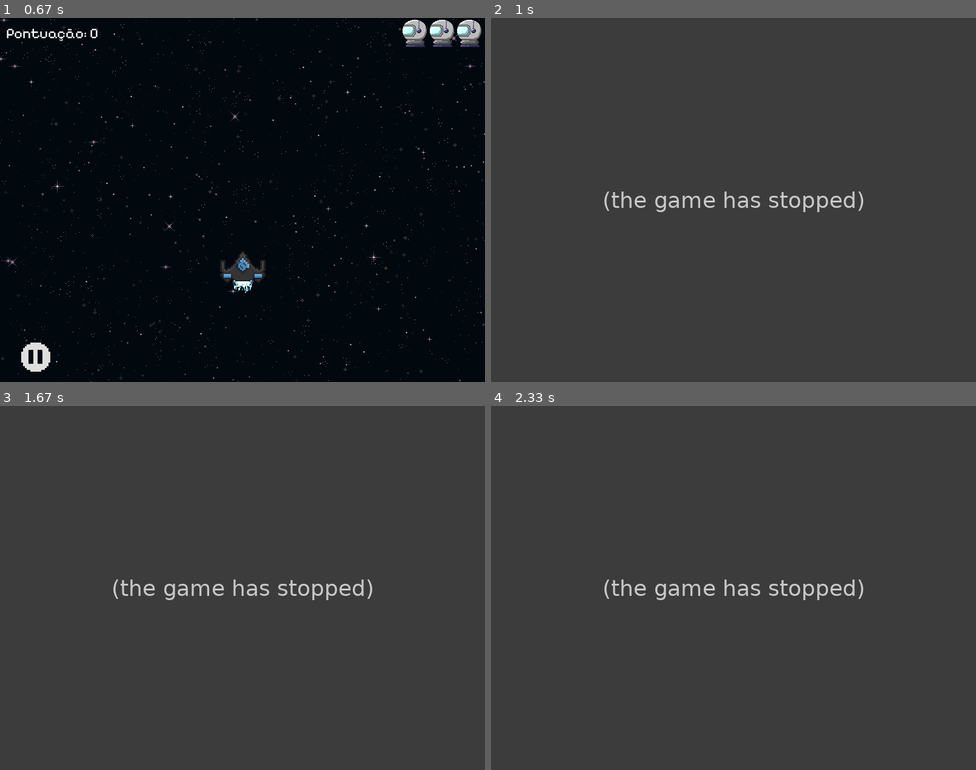
Above: before the commit, frames 1-4 (two rows, left to right).
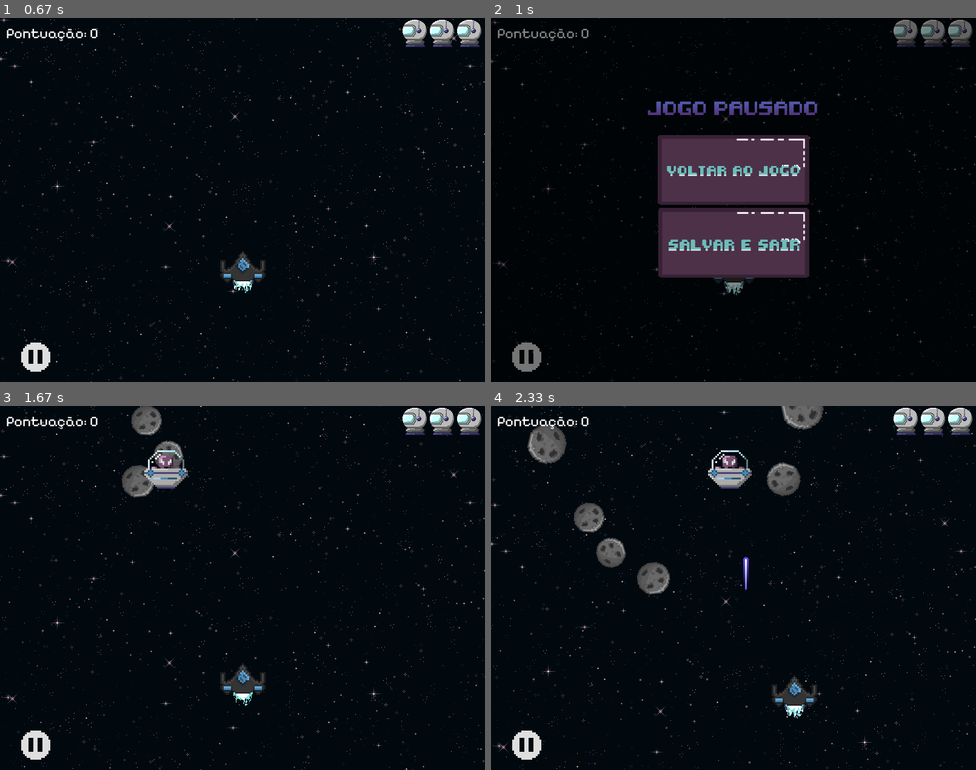
Above: after the commit, the same moments.

Repository: RafaelCarneiro16/MeteorRushPygame
Game: pygame game, started from codigo/main.py
Two runs of this game, one before a commit and one after it. Both use one fixed random seed, a clock stepped at 60 frames per second and the inputs below.
Inputs (mouse positions are in pixels of both pictures, inside the frame that each line leads up to):
- Up to frame 1 (0.67 s): press the mouse at (242, 196) at 0.37 s; move the mouse to (261, 156) at 0.47 s; release the mouse at (286, 112) at 0.6 s
- Up to frame 2 (1 s): press the mouse at (529, 356) at 0.7 s; move the mouse to (714, 301) at 0.8 s; release the mouse at (903, 243) at 0.93 s
- Up to frame 3 (1.67 s): press the mouse at (242, 558) at 1.03 s; move the mouse to (291, 547) at 1.13 s; release the mouse at (344, 540) at 1.27 s; tap Enter at 1.33 s
- Up to frame 4 (2.33 s): tap Space at 1.67, 2.07 s; hold Right from 2 s (still down); hold D from 2 s (still down)

Frame 1 is identical in both runs. In frame 2, 90% of the frame differs, in the area x 0-100%, y 0-100%; in frame 3, 99%; in frame 4, 98%.
Before the commit the program exited at 0.83 s; later frames show no game.

Commit message:
Salvar Progresso

Diff:
--- a/codigo/explosao.py
+++ b/codigo/explosao.py
@@ -23,11 +23,11 @@
 
             self.__indice = 0
             if self.__frames:
-                self.image = self.__frames[self.__indice]
-                self.rect = self.image.get_rect(center=posicao)
+                self.__image = self.frames[self.indice]
+                self.__rect = self.image.get_rect(center=posicao)
             else:
-                self.image = None
-                self.rect = pygame.Rect(posicao[0], posicao[1], 60, 60)
+                self.__image = None
+                self.__rect = pygame.Rect(posicao[0], posicao[1], 60, 60)
 
             self.__tempo_animacao = 3
             self.__contador = 0
@@ -35,6 +35,22 @@
             print(f"⚠️ [EXPLOSAO] Erro no construtor: {erro}")
 
     # region Getters e Setters
+    @property
+    def rect(self):
+        return self.__rect
+
+    @rect.setter
+    def rect(self, valor):
+        self.__rect = valor
+
+    @property
+    def image(self):
+        return self.__image
+
+    @image.setter
+    def image(self, valor):
+        self.__image = valor
+
     @property
     def tela(self):
         return self.__tela
--- /dev/null
+++ b/codigo/gerenciador_progresso.py
@@ -0,0 +1,97 @@
+import json
+import os
+from vidas import Vidas
+
+class GerenciadorProgresso:
+    def __init__(self):
+        self.__pontuacao = 0
+        self.__vidas = 0
+        self.__caminho_arquivo = os.path.join(os.path.dirname(__file__), "progresso.json")
+        self.__dados = None
+
+    #region Setters e Getters
+    @property
+    def pontuacao(self):
+        return self.__pontuacao
+
+    @pontuacao.setter
+    def pontuacao(self, valor):
+        self.__pontuacao = valor
+
+    @property
+    def vidas(self):
+        return self.__vidas
+
+    @vidas.setter
+    def vidas(self, valor):
+        self.__vidas = valor
+
+    @property
+    def caminho_arquivo(self):
+        return self.__caminho_arquivo
+
+    @caminho_arquivo.setter
+    def caminho_arquivo(self, valor):
+        self.__caminho_arquivo = valor
+
+    #endregion
+
+    def salvar_progresso(self, pontuacao, vidas):
+        try:
+            dados = {
+                "pontuacao": pontuacao,
+                "vidas": vidas
+            }
+            with open(self.caminho_arquivo, "w") as f:
+                json.dump(dados, f, indent=4)
+            print("💾 Progresso salvo com sucesso.")
+        except Exception as erro:
+            print(f"⚠️ [PROGRESSO] Erro ao salvar progresso: {erro}")
+
+    def carregar_progresso(self):
+        try:
+            if not os.path.exists(self.caminho_arquivo):
+                print("⚠️ [PROGRESSO] Nenhum arquivo de progresso encontrado.")
+                self.dados = None
+                return None
+
+            with open(self.caminho_arquivo, "r") as f:
+                dados = json.load(f)
+                self.pontuacao = dados.get("pontuacao", 0)
+                self.vidas = dados.get("vidas", 3)
+                self.__dados = dados
+                print("📂 Progresso carregado com sucesso.")
+                return dados
+
+        except Exception as erro:
+            print(f"⚠️ [PROGRESSO] Erro ao carregar progresso: {erro}")
+            self.__dados = None
+            return None
+
+    def deletar_progresso(self):
+        try:
+            if os.path.exists(self.caminho_arquivo):
+                os.remove(self.caminho_arquivo)
+                self.dados = None
+                print("🗑️ Progresso deletado.")
+        except Exception as erro:
+            print(f"⚠️ [PROGRESSO] Erro ao deletar progresso: {erro}")
+
+    def aplicar_progresso(self, jogo):
+        if not self.dados:
+            print("⚠️ [PROGRESSO] Nenhum dado carregado para aplicar.")
+            return False
+
+        jogo.pontuacao = self.dados.get('pontuacao', 0)
+        vidas_salvas = self.dados.get('vidas', 3)
+
+        jogo.lista_vidas.clear()
+        jogo.grupo_vidas.empty()
+
+        for i in range(vidas_salvas):
+            x = jogo.tela.largura - (i * (40 + 5))
+            vida = Vidas(jogo.grupo_vidas, x)
+            jogo.lista_vidas.append(vida)
+
+        print("✅ Progresso aplicado ao jogo.")
+        return True
--- a/codigo/jogador.py
+++ b/codigo/jogador.py
@@ -20,8 +20,8 @@
 
         self.__indice = 0
         if self.__frames:
-            self.__image = self.__frames[self.__indice]
-            self.__rect = self.__image.get_rect(center=(400, 400))
+            self.__image = self.frames[self.indice]
+            self.__rect = self.image.get_rect(center=(400, 400))
         else:
             self.__image = None
             self.__rect = pygame.Rect(400, 400, 50, 50)  # fallback retângulo
@@ -31,7 +31,7 @@
 
         try:
             self.__vento = pygame.image.load(rf'C:\GitHub\Jogo\imagens\vento.png').convert_alpha()
-            self.__vento_rect = self.__vento.get_rect(center=self.__rect.center)
+            self.__vento_rect = self.vento.get_rect(center=self.rect.center)
         except pygame.error as erro:
             print(f"⚠️ [JOGADOR] Falha ao carregar imagem do vento: {erro}")
             self.__vento = None
@@ -39,7 +39,6 @@
 
         self.__subindo = False
         self.__tiro_triplo = False
-
 
     # region Getters e Setters
     @property
--- a/codigo/jogo.py
+++ b/codigo/jogo.py
@@ -14,6 +14,7 @@
 from explosao import Explosao
 from powerups import PowerUp
 from ovni import Ovni
+from gerenciador_progresso import GerenciadorProgresso
 
 class Jogo():
     def __init__(self):
@@ -28,7 +29,9 @@
         self.__grupo_meteoros_dourados = pygame.sprite.Group()
         self.__ranking = GerenciadorRanking()
         self.__ranking.carregar_de_arquivo("ranking.json")
+        self.__gerenciador_progresso = GerenciadorProgresso()
         self.__cenario = Cenario(self.__tela)
+        self.__tempo_decorrido = 0
         self.__grupo_explosoes = pygame.sprite.Group()
         self.__grupo_powerup = pygame.sprite.Group()
         self.__grupo_pause = pygame.sprite.GroupSingle()
@@ -42,6 +45,14 @@
 
     #region Setters e Getters
     @property
+    def tempo_decorrido(self):
+        return self.__tempo_decorrido
+
+    @tempo_decorrido.setter
+    def tempo_decorrido(self, valor):
+        self.__tempo_decorrido = valor
+
+    @property
     def cenario(self):
         return self.__cenario
 
@@ -192,23 +203,33 @@
     def grupo_tiros_inimigos(self, value):
         self.__grupo_tiros_inimigos = value
 
+    @property
+    def gerenciador_progresso(self):
+        return self.__gerenciador_progresso
+
+    @gerenciador_progresso.setter
+    def gerencaidor_progresso(self, valor):
+        self.__gerenciador_progresso = valor
 
     #endregion
 
-    def novo_jogo(self):
+    def novo_jogo(self, pontuacao=0, vidas=3):
+        # Apaga o progresso salvo para começar do zero
+        self.gerenciador_progresso.deletar_progresso()
+
         self.grupo_meteoros.empty()
         self.grupo_meteoros_dourados.empty()
         self.grupo_powerup.empty()
         self.grupo_tiros.empty()
         self.jogador.rect.center = (400,400)
         self.lista_vidas = []
-        self.pontuacao = 0
+        self.pontuacao = pontuacao
         self.jogador.tiro_triplo = False
         self.grupo_meteoros_dourados.empty()
         self.grupo_ovnis.empty()
         self.grupo_tiros_inimigos.empty()
 
-        for i in range(3):
+        for i in range(vidas):
             x = self.tela.largura - (i * (40+5))
             vida = Vidas(self.grupo_vidas, x)
             self.lista_vidas.append(vida)
@@ -274,10 +295,9 @@
 
         grupo_botoes = pygame.sprite.Group()
         pausado = True
-        titulo = Botao(grupo_botoes, rf'C:\GitHub\Jogo\imagens\titulo_jogo_pausado.png', (400, 100))
-        botao_voltar = Botao(grupo_botoes, rf'C:\GitHub\Jogo\imagens\bt_voltar_ao_jogo.png', (400, 200))
-        botao_menu = Botao(grupo_botoes, rf'C:\GitHub\Jogo\imagens\bt_menu_principal.png', (400, 320))
-        botao_sair = Botao(grupo_botoes, rf'C:\GitHub\Jogo\imagens\bt_salvar_sair.png', (400, 440))
+        titulo = Botao(grupo_botoes, rf'C:\GitHub\Jogo\imagens\titulo_jogo_pausado.png', (400, 150))
+        botao_voltar = Botao(grupo_botoes, rf'C:\GitHub\Jogo\imagens\bt_voltar_ao_jogo.png', (400, 250))
+        botao_sair = Botao(grupo_botoes, rf'C:\GitHub\Jogo\imagens\bt_salvar_sair.png', (400, 370))
 
         fundo_transparente = pygame.Surface((800,600))
         fundo_transparente.set_alpha(120)
@@ -294,14 +314,15 @@
                     exit()
 
             if mouse_botao[0]:
-                if botao_menu.rect.collidepoint(mouse_pos):
-                    self.som.tocar_efeitos(r"C:\GitHub\Jogo\sons\clique.mp3")
-                    return False
-                elif botao_voltar.rect.collidepoint(mouse_pos):
+                if botao_voltar.rect.collidepoint(mouse_pos):
                     self.som.tocar_efeitos(r"C:\GitHub\Jogo\sons\clique.mp3")
                     return True
                 elif botao_sair.rect.collidepoint(mouse_pos):
                     self.som.tocar_efeitos(r"C:\GitHub\Jogo\sons\clique.mp3")
+                    self.gerenciador_progresso.salvar_progresso(
+                    pontuacao=self.pontuacao,
+                    vidas=len(self.lista_vidas)
+                    )
                     pygame.quit()
                     exit()
 
@@ -311,7 +332,7 @@
             grupo_botoes.draw(self.tela.display)
 
             pygame.display.update()
-            self.clock.tick(15)
+            self.clock.tick(60)
 
     def game_over(self, pontuacao):
         grupo_botoes = pygame.sprite.Group()
@@ -324,6 +345,9 @@
         nome = self.ranking.solicitar_nome(self.__tela, self.__clock, botao_game_over)
         self.ranking.adicionar_jogador(JogadorRanking(nome, pontuacao))
         self.ranking.salvar_em_arquivo("ranking.json")
+
+        # Apaga o progresso ao perder todas as vidas
+        self.gerenciador_progresso.deletar_progresso()
 
         while pausado:
             mouse_pos = pygame.mouse.get_pos()
@@ -409,6 +433,7 @@
                     self.som.tocar_efeitos(r"C:\GitHub\Jogo\sons\explosion.wav")
                     Explosao(self.grupo_explosoes, self.tela, ovni.rect.center)
                     ovni.kill()
+                    self.pontuacao += 1000
                     self.ovni_ativo = False
                     pygame.time.set_timer(self.evento_ovni, 8000, loops=1)
 
--- a/codigo/menu.py
+++ b/codigo/menu.py
@@ -7,6 +7,8 @@
 from texto import Texto
 from jogador_ranking import JogadorRanking
 from gerenciador_raking import GerenciadorRanking
+from gerenciador_progresso import GerenciadorProgresso
+from vidas import Vidas
 
 class Menu():
     def __init__(self, jogo: Jogo):
@@ -14,12 +16,13 @@
         self.__tela = Tela(800, 600, 'C:/GitHub/Jogo/imagens/fundo2.png')
         self.__jogo = jogo
         self.__grupo_botoes = pygame.sprite.Group()
+        self.__gerenciador_progresso = GerenciadorProgresso()
         try:
             self.__logo_jogo = pygame.image.load('C:/GitHub/Jogo/imagens/icone_nome_jogo.png').convert_alpha()
         except pygame.error as erro:
             print(f"⚠️ [MENU] Falha ao carregar a imagem do logo: {erro}")
             self.__logo_jogo = pygame.Surface((200, 100), pygame.SRCALPHA)
-        self.__logo_rect = self.__logo_jogo.get_rect(center = (400, 125))
+        self.__logo_rect = self.logo_jogo.get_rect(center = (400, 125))
         self.__som = Som()
         self.__ranking = GerenciadorRanking()
         self.__ranking.carregar_de_arquivo("ranking.json")
@@ -30,8 +33,8 @@
             print(f"⚠️ [MENU] Falha ao carregar fonte: {erro}")
             self.__fonte = pygame.font.SysFont(None, 24)
 
-        self.__texto_titulo = Texto(48, "Gerenciador de Som", (255,255,255), (self.__tela.largura // 2, 50), self.__tela)
-        self.__texto_instrucao = Texto(24, "Pressione ESC para voltar ao menu principal", (255,255,255), (self.__tela.largura // 2, self.__tela.altura - 30), self.__tela)
+        self.__texto_titulo = Texto(48, "Gerenciador de Som", (255,255,255), (self.tela.largura // 2, 50), self.tela)
+        self.__texto_instrucao = Texto(24, "Pressione ESC para voltar ao menu principal", (255,255,255), (self.tela.largura // 2, self.tela.altura - 30), self.tela)
 
     # region Getters e Setters
     @property
@@ -121,6 +124,15 @@
     @texto_instrucao.setter
     def texto_instrucao(self, value):
         self.__texto_instrucao = value
+
+    @property
+    def gerenciador_progresso(self):
+        return self.__gerenciador_progresso
+
+    @gerenciador_progresso.setter
+    def gerenciador_progresso(self, valor):
+        self.__gerenciador_progresso = valor
+
     # endregion
 
     def desenha_menu(self):
@@ -172,5 +184,19 @@
                     self.som.tocar_efeitos(r"C:\GitHub\Jogo\sons\clique.mp3")
                     self.exibir_ranking()
 
+                if botao_continuar.rect.collidepoint(mouse_pos):
+                    self.som.tocar_efeitos(r"C:\GitHub\Jogo\sons\clique_inicio.wav")
+                    progresso = self.gerenciador_progresso.carregar_progresso()
+
+                    if progresso:
+                        self.som.parar_musica()
+                        self.jogo.novo_jogo(
+                            pontuacao=progresso.get("pontuacao", 0),
+                            vidas=progresso.get("vidas", 3)
+                        )
+                        rodando_menu = False
+                    else:
+                        print("⚠️ Nenhum progresso para continuar.")
+
             pygame.display.update()
             self.clock.tick(60)
--- a/codigo/meteorodourado.py
+++ b/codigo/meteorodourado.py
@@ -14,7 +14,7 @@
             self.__image = pygame.Surface((40, 40), pygame.SRCALPHA)
         self.__rect = self.__image.get_rect()
         self.__rect.center = (random.randint(0, tela.largura), -50)
-        self.__pos = pygame.Vector2(self.__rect.center)
+        self.__pos = pygame.Vector2(self.rect.center)
         self.__pontos = 500
         self.__seguindo = True
 
--- a/codigo/ovni.py
+++ b/codigo/ovni.py
@@ -9,7 +9,7 @@
         except pygame.error as erro:
             print(f"⚠️ [OVNI] Falha ao carregar imagem do OVNI: {erro}")
             self.__image = pygame.Surface((50, 30), pygame.SRCALPHA)
-        self.__rect = self.__image.get_rect(center=posicao)
+        self.__rect = self.image.get_rect(center=posicao)
         self.__velocidade_x = 3
         self.__direcao = 1
         self.__grupo_tiros = grupo_tiros
@@ -17,7 +17,7 @@
         self.__tempo_ultimo_tiro = pygame.time.get_ticks()
         self.__delay_tiro = 1500
         self.__vida = 3
-        self.__imagem_original = self.__image.copy()
+        self.__imagem_original = self.image.copy()
         self.__tempo_dano = 0
         self.__dano_duracao = 200
 
@@ -132,7 +132,7 @@
             self.atirar()
             self.tempo_ultimo_tiro = agora
 
-        if pygame.time.get_ticks() - self.__tempo_dano >= self.__dano_duracao:
+        if pygame.time.get_ticks() - self.tempo_dano >= self.dano_duracao:
             self.__image = self.__imagem_original
 
     def atirar(self):
@@ -149,9 +149,9 @@
 
     def levar_dano(self):
         self.vida -= 1
-        self.__tempo_dano = pygame.time.get_ticks()
+        self.tempo_dano = pygame.time.get_ticks()
 
         # Cria uma imagem vermelha temporária
-        imagem_vermelha = self.__imagem_original.copy()
+        imagem_vermelha = self.imagem_original.copy()
         imagem_vermelha.fill((255, 0, 0, 100), special_flags=pygame.BLEND_RGBA_MULT)
         self.__image = imagem_vermelha
--- a/codigo/ranking.json
+++ b/codigo/ranking.json
@@ -1,22 +1,42 @@
 [
+    {
+        "nome": "JAQUELINE",
+        "pontuacao": 10000000
+    },
+    {
+        "nome": "Teste",
+        "pontuacao": 35510
+    },
+    {
+        "nome": "RAFAEL",
+        "pontuacao": 30240
+    },
+    {
+        "nome": "RAFAEL",
+        "pontuacao": 24650
+    },
+    {
+        "nome": "RAFAEL",
+        "pontuacao": 22440
+    },
     {
         "nome": "ALAN CARNEIRO",
         "pontuacao": 19570
+    },
+    {
+        "nome": "Rafael",
+        "pontuacao": 17460
     },
     {
         "nome": "ZEQUINHA",
         "pontuacao": 14000
     },
     {
-        "nome": "Rafael",
-        "pontuacao": 5000
+        "nome": "JORGELAFON",
+        "pontuacao": 11590
     },
     {
-        "nome": " d",
-        "pontuacao": 4120
-    },
-    {
-        "nome": "PAPA",
-        "pontuacao": 1360
+        "nome": " RAFAEL",
+        "pontuacao": 9380
     }
 ]
--- a/codigo/tela.py
+++ b/codigo/tela.py
@@ -5,14 +5,14 @@
         try:
             self.__largura = largura
             self.__altura = altura
-            self.__display = pygame.display.set_mode((self.__largura, self.__altura))
+            self.__display = pygame.display.set_mode((self.largura, self.altura))
             self.__nome_jogo = pygame.display.set_caption('Meteor Rush')
             try:
                 self.__imagem_fundo = pygame.image.load(rf'{imagem_fundo}').convert_alpha()
             except pygame.error as erro_img:
                 print(f"⚠️ [TELA] Erro ao carregar imagem: {erro_img}")
                 self.__imagem_fundo = None
-            self.__rect_fundo = self.__imagem_fundo.get_rect(center=(400, 300)) if self.__imagem_fundo else None
+            self.__rect_fundo = self.imagem_fundo.get_rect(center=(400, 300)) if self.imagem_fundo else None
         except pygame.error as erro:
             print(f"⚠️ [TELA] Erro pygame: {erro}")
 
--- a/codigo/texto.py
+++ b/codigo/texto.py
@@ -9,12 +9,12 @@
             self.__texto_str = texto
             self.__tela = tela
             try:
-                self.__fonte = pygame.font.Font(r'C:\GitHub\Jogo\fonte.ttf', self.__tamanho)
+                self.__fonte = pygame.font.Font(r'C:\GitHub\Jogo\fonte.ttf', self.tamanho)
             except Exception as erro_fonte:
                 print(f"⚠️ [TEXTO] Erro ao carregar fonte: {erro_fonte}")
-                self.__fonte = pygame.font.SysFont(None, self.__tamanho)  # Fonte padrão
-            self.__texto = self.__fonte.render(self.__texto_str, True, self.__cor)
-            self.__rect = self.__texto.get_rect(center=posicao)
+                self.__fonte = pygame.font.SysFont(None, self.tamanho)  # Fonte padrão
+            self.__texto = self.fonte.render(self.texto_str, True, self.__cor)
+            self.__rect = self.texto.get_rect(center=posicao)
         except Exception as erro:
             print(f"⚠️ [TEXTO] Erro ao inicializar texto: {erro}")
             self.__texto = None
--- a/codigo/vidas.py
+++ b/codigo/vidas.py
@@ -5,14 +5,22 @@
         super().__init__(grupo)
         try:
             self.__imagem_vida = pygame.image.load(rf'C:\GitHub\Jogo\imagens\vida.png').convert_alpha()
-            self.__imagem_vida = pygame.transform.scale(self.__imagem_vida, (50, 50))
+            self.__imagem_vida = pygame.transform.scale(self.imagem_vida, (50, 50))
         except pygame.error as erro:
             print(f"⚠️ [VIDAS] Falha ao carregar a imagem de vida: {erro}")
 
-        self.__image = self.__imagem_vida
-        self.__rect = self.__image.get_rect(topright=(posx, 0))
+        self.__image = self.imagem_vida
+        self.__rect = self.image.get_rect(topright=(posx, 0))
 
     # region Setters e Getters
+    @property
+    def imagem_vida(self):
+        return self.__imagem_vida
+
+    @imagem_vida.setter
+    def imagem_vida(self, novo):
+        self.__imagem_vida = novo
+
     @property
     def image(self):
         return self.__image
